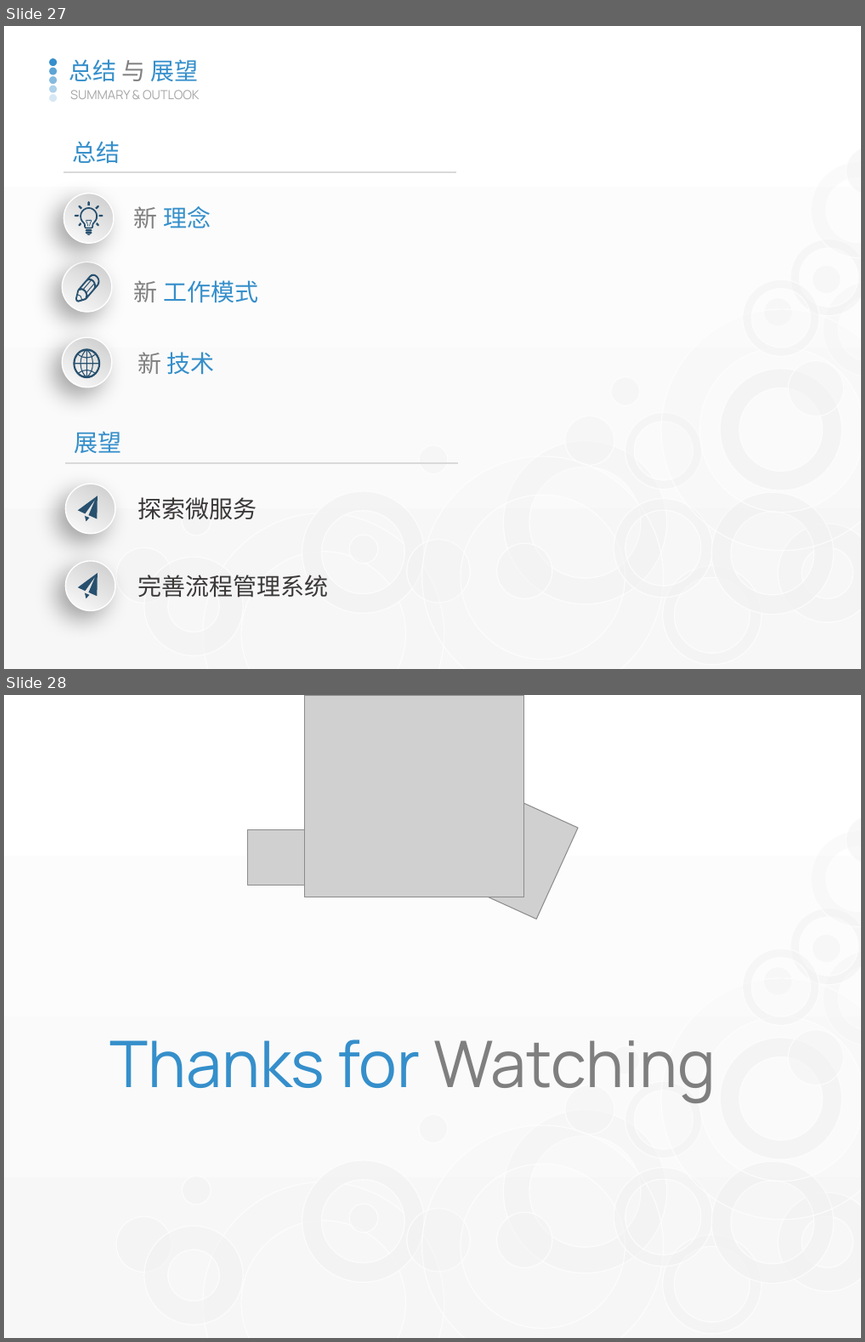
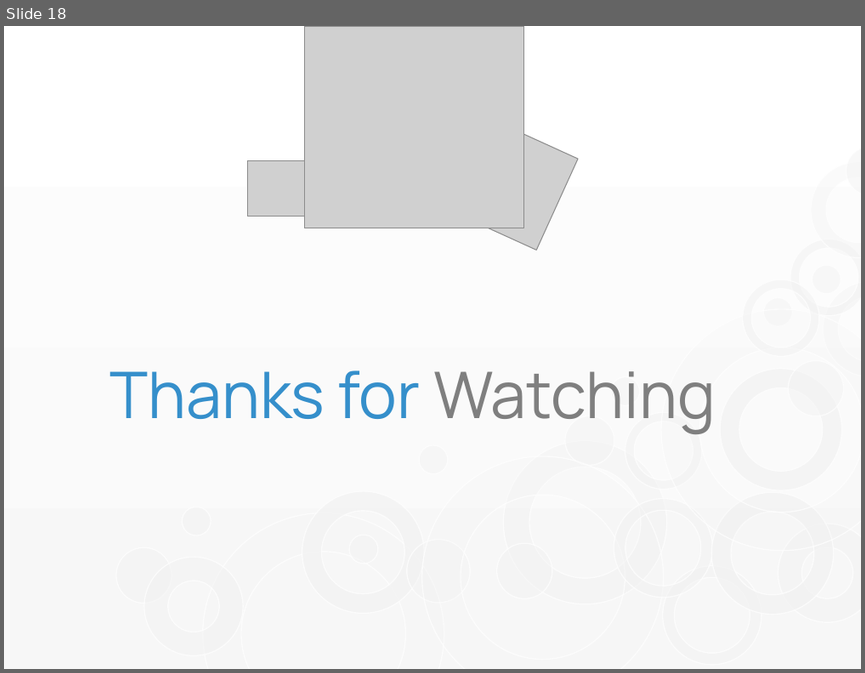
Before and after one commit to watermoonlx/code-review-unit-test, a slide deck: Code Review & Unit Test.pptx. Shown one above the other, each under a label of ours: slides 27 and 28 before the commit, slide 18 after it. The pictures are 865x1342 and 865x673 pixels, drawn with LibreOffice and Linux fonts; fonts in the diff are those of the drawing; grey boxes stand for pictures. Boxes give left, top, right and bottom in pixels: in the first picture for what was removed or moved away, otherwise in the second. Text is boxed around its words. In the diff, an @@ line names an element or a change of style, - is before the commit and + after.

```diff
--- a/Code Review & Unit Test.pptx
+++ b/Code Review & Unit Test.pptx
@@ slide 27 removed at [4, 26, 861, 669], background gradient #FFFFFF to #F7F7F7; not listed: 28 template elements that a slide beside it also shows @@
@@ group removed at [49, 58, 57, 102]: 5 ellipses @@
@@ text removed at [69, 59, 199, 82] @@
-总结 与 展望
@@ text removed at [70, 90, 200, 99] @@
-SUMMARY & OUTLOOK
@@ text removed at [72, 141, 120, 164] @@
-总结
@@ line removed from (64, 172) to (455, 172) @@
@@ ellipse removed at [64, 193, 114, 243] @@
@@ freeform shape removed at [75, 201, 103, 234] @@
@@ text removed at [134, 206, 211, 228] @@
-新 理念
@@ ellipse removed at [63, 261, 112, 312] @@
@@ freeform shape removed at [75, 273, 99, 302] @@
@@ text removed at [134, 280, 258, 303] @@
-新 工作模式
@@ ellipse removed at [63, 337, 112, 386] @@
@@ freeform shape removed at [74, 348, 101, 378] @@
@@ text removed at [137, 352, 215, 374] @@
-新 技术
@@ text removed at [74, 431, 121, 453] @@
-展望
@@ line removed from (66, 463) to (457, 463) @@
@@ ellipse removed at [66, 483, 115, 533] @@
@@ freeform shape removed at [78, 495, 98, 522] @@
@@ text removed at [137, 497, 256, 520] @@
-探索微服务
@@ ellipse removed at [66, 561, 115, 610] @@
@@ freeform shape removed at [78, 573, 98, 598] @@
@@ text removed at [137, 574, 328, 597] @@
-完善流程管理系统
@@ what was slide 28 is now slide 18 @@
```
Also in this commit, not shown: 3 slides changed, 12 slides added, 21 other slides removed, 7 other files.
